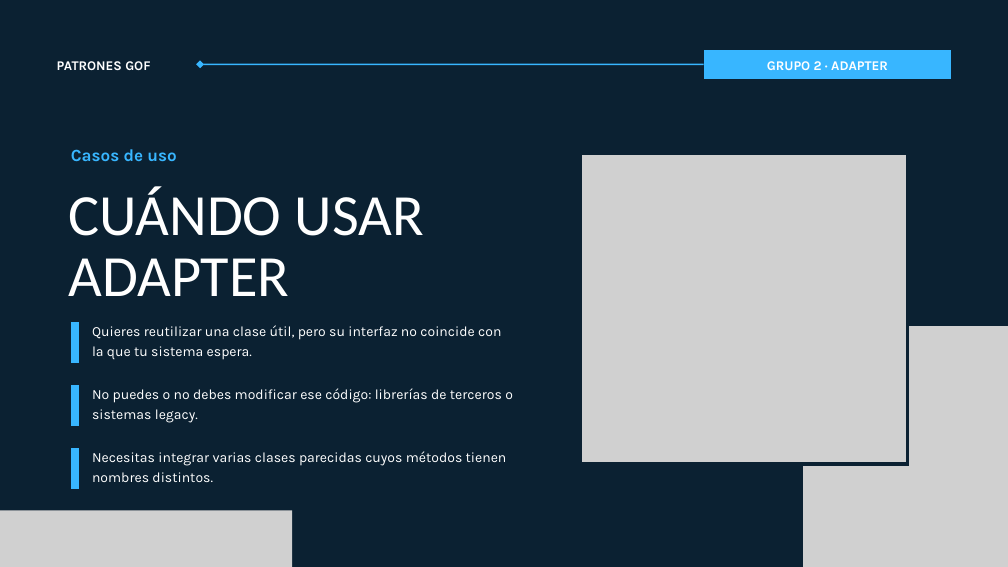
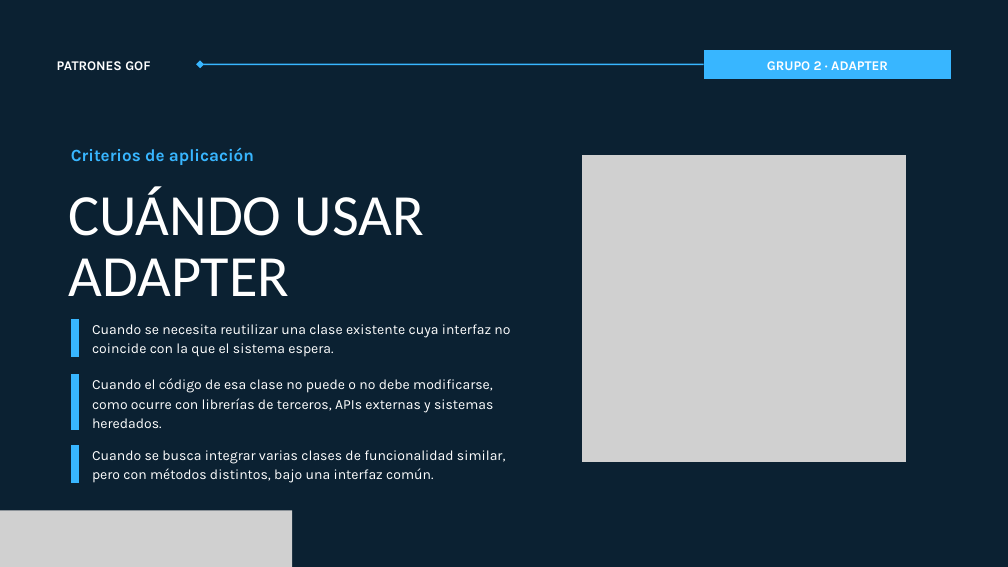
Before and after one commit to RaysonLopez/PatronesEstructurales_Grupo2, a slide deck: slide 7 of Presentacion/Presentacion_Patron_Adapter_Grupo2.pptx. Drawn at 1008x567 pixels with LibreOffice and Linux fonts; fonts in the diff are those of the drawing; grey boxes stand for pictures. Boxes give left, top, right and bottom in pixels: in the first picture for what was removed or moved away, otherwise in the second. Text is boxed around its words. In the diff, an @@ line names an element or a change of style, - is before the commit and + after.

```diff
--- a/Presentacion/Presentacion_Patron_Adapter_Grupo2.pptx
+++ b/Presentacion/Presentacion_Patron_Adapter_Grupo2.pptx
@@ text at box(71, 148, 254, 165): text changed @@
-Casos de uso
+Criterios de aplicación
@@ freeform shape: place and size @@
-freeform shape at box(71, 322, 79, 363)
+freeform shape at box(71, 319, 79, 357)
@@ text at box(92, 324, 510, 357): text changed @@
-Quieres reutilizar una clase útil, pero su interfaz no coincide con la que tu sistema espera.
+Cuando se necesita reutilizar una clase existente cuya interfaz no coincide con la que el sistema espera.
@@ picture removed at box(803, 326, 1008, 567) @@
@@ freeform shape: place and size @@
-freeform shape at box(71, 385, 79, 426)
+freeform shape at box(71, 374, 79, 430)
@@ text at box(92, 378, 494, 428): text changed @@
-No puedes o no debes modificar ese código: librerías de terceros o sistemas legacy.
+Cuando el código de esa clase no puede o no debe modificarse, como ocurre con librerías de terceros, APIs externas y sistemas heredados.
@@ freeform shape: place and size @@
-freeform shape at box(71, 448, 79, 489)
+freeform shape at box(71, 445, 79, 483)
@@ text at box(92, 450, 505, 483): text changed @@
-Necesitas integrar varias clases parecidas cuyos métodos tienen nombres distintos.
+Cuando se busca integrar varias clases de funcionalidad similar, pero con métodos distintos, bajo una interfaz común.
```
Also in this commit, not shown: 8 other slides changed.
